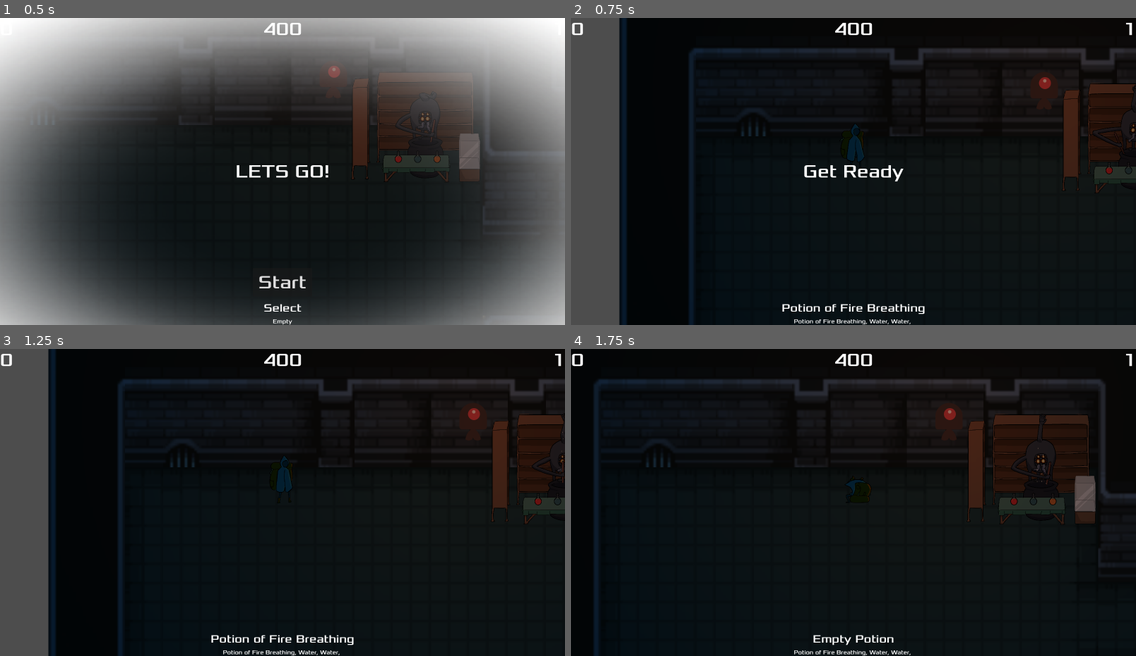
Above: before the commit, frames 1-4 (two rows, left to right).
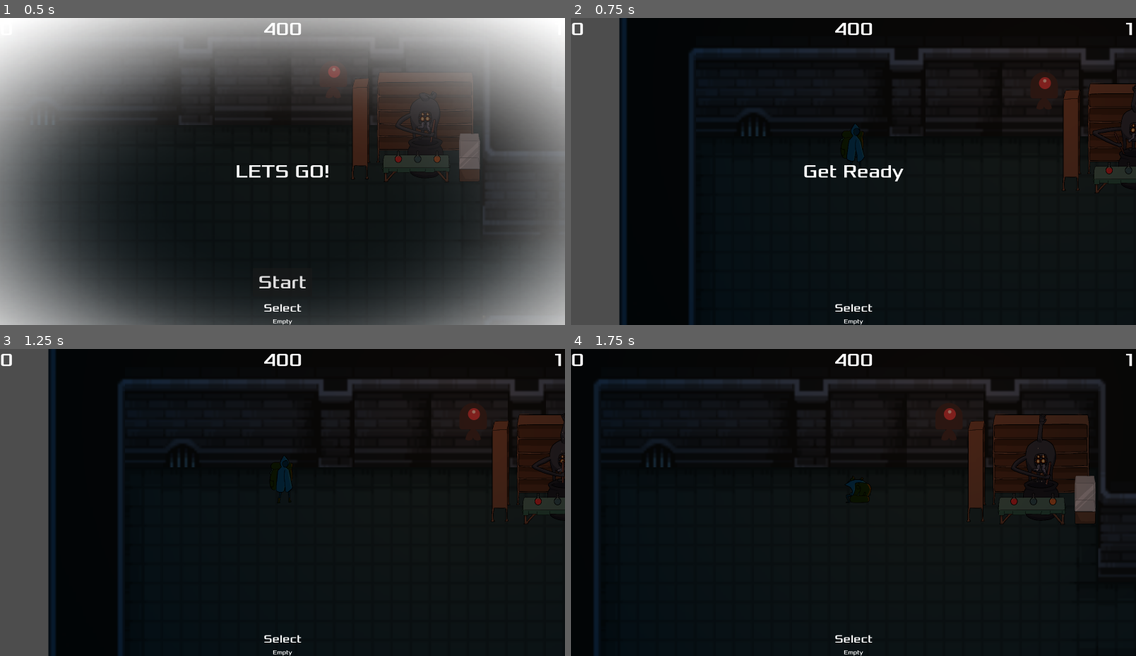
Above: after the commit, the same moments.

Repository: woofasaurus/PotionGame
Game: Godot game, scene res://scenes/main.tscn
Same seed, same stepped clock (60 frames per second), same inputs: the game is played once before the commit and once after it.
Inputs (mouse positions are in pixels of both pictures, inside the frame that each line leads up to):
- Up to frame 1 (0.5 s): no input
- Up to frame 2 (0.75 s): click "Start" at 0.5 s
- Up to frame 3 (1.25 s): no input
- Up to frame 4 (1.75 s): tap Enter at 1.25 s; move the mouse to (977, 487) at 1.27 s; hold Right (move_right) from 1.28 s (still down); tap Space (dodge) at 1.35 s; right-click (977, 487) at 1.55 s

Frame 1 is identical in both runs. In frame 2, 0.5% of the frame differs, in the area x 37-63%, y 93-100%; in frame 3, 0.5%; in frame 4, 0.4%.

Commit message:
Inventory Rework
Scrolling wheel, inventory is now stored in a separate object, the player's code is also more readable now. No scroll wheel support

Diff:
--- a/project.godot
+++ b/project.godot
@@ -101,6 +101,7 @@
 2d_physics/layer_5="Projectile"
 2d_physics/layer_6="PlayerDodging"
 2d_physics/layer_7="Interactable"
+2d_physics/layer_8="DodgableTerrain"
 
 [rendering]
 
--- a/scenes/chest.tscn
+++ b/scenes/chest.tscn
@@ -2,7 +2,7 @@
 
 [ext_resource type="Script" path="res://scripts/chest.gd" id="1_awm0b"]
 [ext_resource type="Texture2D" uid="uid://bs20jka0a2cm6" path="res://art/Placeholder/PlaceholderChest.png" id="1_ye4xf"]
-[ext_resource type="PackedScene" uid="uid://owhuivophvh8" path="res://scenes/popup_text.tscn" id="3_6431b"]
+[ext_resource type="PackedScene" uid="uid://owhuivophvh8" path="res://scenes/hud/popup_text.tscn" id="3_gejh4"]
 
 [sub_resource type="RectangleShape2D" id="RectangleShape2D_bg33x"]
 size = Vector2(252, 133)
@@ -50,6 +50,8 @@
 
 [node name="Chest" type="StaticBody2D"]
 scale = Vector2(0.5, 0.5)
+collision_layer = 128
+collision_mask = 0
 script = ExtResource("1_awm0b")
 metadata/_edit_group_ = true
 
@@ -75,7 +77,7 @@
 position = Vector2(-12.5, -64.5)
 shape = SubResource("RectangleShape2D_4jt5f")
 
-[node name="PopupText" parent="." instance=ExtResource("3_6431b")]
+[node name="PopupText" parent="." instance=ExtResource("3_gejh4")]
 position = Vector2(0, -315)
 
 [connection signal="area_entered" from="InteractZone" to="." method="_on_interact_zone_area_entered"]
--- a/scenes/hud.tscn
+++ b/scenes/hud/hud.tscn
@@ -3,7 +3,6 @@
 [ext_resource type="Script" path="res://scripts/HUD.gd" id="1_vnduc"]
 [ext_resource type="Texture2D" uid="uid://dm05u00137q18" path="res://art/WhiteVignette.png" id="2_4xbmj"]
 [ext_resource type="FontFile" uid="uid://cf53ykfeqwnk3" path="res://fonts/Xolonium-Regular.ttf" id="2_pr86w"]
-
 
 [sub_resource type="InputEventAction" id="InputEventAction_nwvch"]
 action = &"start_game"
--- /dev/null
+++ b/scenes/hud/inventory_slot.tscn
@@ -0,0 +1,28 @@
+[gd_scene load_steps=2 format=3 uid="uid://bj0kdnqhp8pdp"]
+
+[ext_resource type="Texture2D" uid="uid://dy4g3wpl3rv6h" path="res://art/PotionSprites/Potions0001.png" id="1_xjuw1"]
+
+[node name="InventorySlot" type="Node2D"]
+
+[node name="Sprite2D" type="Sprite2D" parent="."]
+texture = ExtResource("1_xjuw1")
+
+[node name="ColorRect" type="ColorRect" parent="."]
+anchors_preset = 8
+anchor_left = 0.5
+anchor_top = 0.5
+anchor_right = 0.5
+anchor_bottom = 0.5
+offset_left = -75.0
+offset_top = -75.0
+offset_right = 75.0
+offset_bottom = 75.0
+grow_horizontal = 2
+grow_vertical = 2
+color = Color(0, 0, 0, 0.392157)
+
+[node name="Label" type="Label" parent="."]
+offset_left = -19.0
+offset_top = 15.0
+offset_right = 21.0
+offset_bottom = 38.0
--- /dev/null
+++ b/scenes/hud/inventory_wheel.tscn
@@ -0,0 +1,37 @@
+[gd_scene load_steps=3 format=3 uid="uid://dt2ysweq2v8j2"]
+
+[ext_resource type="Script" path="res://scripts/inventory_wheel.gd" id="1_lyec8"]
+[ext_resource type="FontFile" uid="uid://cf53ykfeqwnk3" path="res://fonts/Xolonium-Regular.ttf" id="2_7w3o6"]
+
+[node name="InventoryWheel" type="Label"]
+anchors_preset = 7
+anchor_left = 0.5
+anchor_top = 1.0
+anchor_right = 0.5
+anchor_bottom = 1.0
+offset_left = -20.0
+offset_top = -80.0
+offset_right = 20.0
+offset_bottom = -57.0
+grow_horizontal = 2
+grow_vertical = 0
+script = ExtResource("1_lyec8")
+
+[node name="SelectionName" type="Label" parent="."]
+layout_mode = 1
+anchors_preset = 8
+anchor_left = 0.5
+anchor_top = 0.5
+anchor_right = 0.5
+anchor_bottom = 0.5
+offset_left = -202.5
+offset_top = -1211.5
+offset_right = 202.5
+offset_bottom = -1133.5
+grow_horizontal = 2
+grow_vertical = 2
+theme_override_fonts/font = ExtResource("2_7w3o6")
+theme_override_font_sizes/font_size = 64
+text = "SELECTION"
+horizontal_alignment = 1
+vertical_alignment = 1
--- a/scenes/main.tscn
+++ b/scenes/main.tscn
@@ -1,10 +1,10 @@
 [gd_scene load_steps=9 format=3 uid="uid://ccenq1pij3i58"]
 
 [ext_resource type="Script" path="res://scripts/main.gd" id="1_p8v7w"]
-[ext_resource type="PackedScene" uid="uid://c45vcfgd75wj4" path="res://scenes/hud.tscn" id="4_8w8u7"]
+[ext_resource type="PackedScene" uid="uid://c45vcfgd75wj4" path="res://scenes/hud/hud.tscn" id="4_8w8u7"]
 [ext_resource type="Texture2D" uid="uid://caprmfdyskypl" path="res://art/MCAssets/PotionGameBackround.png" id="4_pfpml"]
 [ext_resource type="Texture2D" uid="uid://d0guvmspy3l66" path="res://art/2d_lights_and_shadows_neutral_point_light.webp" id="6_ak4ja"]
-[ext_resource type="PackedScene" path="res://loot/loot.tscn" id="7_4kajd"]
+[ext_resource type="PackedScene" uid="uid://idrh8aajh4fd" path="res://scenes/loot.tscn" id="7_4kajd"]
 [ext_resource type="PackedScene" uid="uid://dbnb8g53jt1xu" path="res://scenes/terrain/torch.tscn" id="9_qn2pj"]
 [ext_resource type="PackedScene" uid="uid://dxt3btryxey3g" path="res://scenes/npcs/potion_seller/potion_seller.tscn" id="10_7x5ul"]
 [ext_resource type="PackedScene" uid="uid://bpfj3nqdwx1y2" path="res://scenes/rooms/basic_room.tscn" id="11_lts5b"]
--- a/scenes/npcs/potion_seller/for_sale.tscn
+++ b/scenes/npcs/potion_seller/for_sale.tscn
@@ -2,7 +2,7 @@
 
 [ext_resource type="Script" path="res://scripts/for_sale.gd" id="1_kyfvb"]
 [ext_resource type="Texture2D" uid="uid://dy4g3wpl3rv6h" path="res://art/PotionSprites/Potions0001.png" id="2_kwqyo"]
-[ext_resource type="PackedScene" uid="uid://owhuivophvh8" path="res://scenes/popup_text.tscn" id="3_naudc"]
+[ext_resource type="PackedScene" uid="uid://owhuivophvh8" path="res://scenes/hud/popup_text.tscn" id="3_naudc"]
 
 [sub_resource type="RectangleShape2D" id="RectangleShape2D_fxhv1"]
 size = Vector2(3.2, 66.6)
--- a/scenes/player/player.tscn
+++ b/scenes/player/player.tscn
@@ -1,6 +1,7 @@
-[gd_scene load_steps=12 format=3 uid="uid://dwxi2ams24m26"]
+[gd_scene load_steps=13 format=3 uid="uid://dwxi2ams24m26"]
 
 [ext_resource type="Script" path="res://scripts/player.gd" id="1_viow5"]
+[ext_resource type="Texture2D" uid="uid://cj608r0fvwv2g" path="res://art/MCAssets/Reticle.png" id="4_nimus"]
 [ext_resource type="Texture2D" uid="uid://1seup3hfk5co" path="res://art/MCAssets/FullSheet.png" id="6_jbg3w"]
 [ext_resource type="Texture2D" uid="uid://cjpom10gseslg" path="res://art/MCAssets/FullSheetNormals.png" id="7_ubt1b"]
 
@@ -96,6 +97,7 @@
 [node name="Player" type="CharacterBody2D"]
 scale = Vector2(1.5, 1.5)
 collision_layer = 2
+collision_mask = 129
 script = ExtResource("1_viow5")
 metadata/_edit_group_ = true
 
@@ -114,10 +116,6 @@
 
 [node name="InvulnerableTimer" type="Timer" parent="."]
 wait_time = 0.5
-one_shot = true
-
-[node name="Drinking" type="Timer" parent="."]
-wait_time = 0.3
 one_shot = true
 
 [node name="PlayerHurtbox" type="Area2D" parent="."]
@@ -146,8 +144,15 @@
 
 [node name="Camera2D" type="Camera2D" parent="."]
 
+[node name="PotionThrowOrigin" type="Marker2D" parent="."]
+position = Vector2(0, -50)
+
+[node name="AimReticle" type="Sprite2D" parent="PotionThrowOrigin"]
+scale = Vector2(0.25, 0.25)
+texture = ExtResource("4_nimus")
+offset = Vector2(400, 0)
+
 [connection signal="timeout" from="DodgeTimer" to="." method="_on_dodge_timer_timeout"]
 [connection signal="timeout" from="DodgeCooldown" to="." method="_on_dodge_cooldown_timeout"]
 [connection signal="timeout" from="InvulnerableTimer" to="." method="_on_invulnerable_timeout"]
-[connection signal="timeout" from="Drinking" to="." method="_on_drinking_timeout"]
 [connection signal="area_entered" from="PlayerHurtbox" to="." method="_on_hitbox_area_entered"]
--- a/scripts/HUD.gd
+++ b/scripts/HUD.gd
@@ -31,16 +31,16 @@
 func update_cash(cash):
 	$Cash.text = str(cash)
 
-func update_inventory(inventory):
+func update_inventory(inventory, selection): #called by inventory_update signal emitted by player, connected in main
+	if (selection >= 0 and selection < inventory.size()):
+		$InventorySelection.text = inventory[selection].name
+		$InventorySelection/InventoryWheel.update(inventory, selection)
+	else:
+		$InventorySelection.text = "empty"
+
 	$Inventory.text = ""
 	for i in inventory:
 		$Inventory.text += i.name + ", "
-
-func update_selection(selection): #called by select_update signal emitted by player, connected in main
-	if selection == null:
-		$InventorySelection.text = "nothing"
-	else:
-		$InventorySelection.text = selection.name
 
 func _on_start_button_pressed():
 	$StartButton.hide()
--- a/scripts/LegendarySelect.gd
+++ b/scripts/LegendarySelect.gd
@@ -18,18 +18,27 @@
 	$Option3.icon = potion3.texture
 
 func _on_option_1_pressed():
+	player = $"/root/Global".player
+	player.aiming = false
+	player.get_node("PotionThrowOrigin").hide()
 	player.inventory.append(potion1)
 	player.inventory_update.emit(player.inventory)
 	free.emit()
 	queue_free()
 
 func _on_option_2_pressed():
+	player = $"/root/Global".player
+	player.aiming = false
+	player.get_node("PotionThrowOrigin").hide()
 	player.inventory.append(potion2)
 	player.inventory_update.emit(player.inventory)
 	free.emit()
 	queue_free()
 
 func _on_option_3_pressed():
+	player = $"/root/Global".player
+	player.aiming = false
+	player.get_node("PotionThrowOrigin").hide()
 	player.inventory.append(potion3)
 	player.inventory_update.emit(player.inventory)
 	free.emit()
--- a/scripts/chest.gd
+++ b/scripts/chest.gd
@@ -1,7 +1,7 @@
 extends StaticBody2D
 
 var legendary_select_scene = preload("res://scenes/legendary_select.tscn")
-var popup_scene = preload("res://scenes/popup_text.tscn")
+var popup_scene = preload("res://scenes/hud/popup_text.tscn")
 var in_range = false
 var open = false
 var used = false
@@ -19,7 +19,6 @@
 
 func _input(event):
 	if event.is_action_pressed("interact") and in_range and not open:
-		var player = $"/root/Global".player
 		$AnimationPlayer.play("open")
 		open = true
 		options.show()
--- a/scripts/for_sale.gd
+++ b/scripts/for_sale.gd
@@ -1,6 +1,6 @@
 extends Area2D
 
-var popup_scene = preload("res://scenes/popup_text.tscn")
+var popup_scene = preload("res://scenes/hud/popup_text.tscn")
 var potion_reference
 var purchaseable = false
 var price = -1;
--- /dev/null
+++ b/scripts/inventory_wheel.gd
@@ -0,0 +1,142 @@
+extends Label
+
+var inventory_slot_scene = preload("res://scenes/hud/inventory_slot.tscn")
+@export var radius = 200
+@export var selected_scale_multiplier = 2
+@export var selected_x_range = 145
+@export var packing = 10
+@export var scroll_speed = 0.1
+@export var threshold = 0.01
+var wheel_rotation = 0.0
+var padding = 2*PI/packing
+var inventory_array = [] #stores inventory objects
+var position_array = [] #stores vector values, associated with position to display
+var real_inventory = [preload("res://potions/fire_breathing.tres"),
+					  preload("res://potions/water.tres"),
+					  preload("res://potions/water.tres")]
+var stopped = true
+var select_previous = 0
+var select_position = 0
+var select_inventory = 0
+var num_rendered = 4
+
+func _ready():
+	full_update(real_inventory, 0)
+
+func full_update(_inventory, _selection):
+	real_inventory = _inventory
+	inventory_array = []
+	for i in _inventory:
+		var child = inventory_slot_scene.instantiate()
+		add_child(child)
+		inventory_array.append(child)
+		child.get_node("Sprite2D").texture = i.texture
+	select_inventory = _selection
+	select_position = 0
+
+	update_packing(_inventory.size())
+
+func update_packing(_size):
+	radius = 100*_size
+	position.y = 1600+radius
+	$SelectionName.position.y = -300-radius
+	packing = min(_size, 20)
+	padding = min(2*PI/packing, 2*PI)
+	num_rendered = max(1, min(_size/2, 8))
+	position_array = []
+	for i in range(packing):
+		position_array.append(i)
+	#print("PADDING: " + str(padding) + " PACKING: " + str(packing) + " WHEEL: " +str(wheel_rotation))
+
+func is_empty():
+	return real_inventory.is_empty()
+
+func get_selected():
+	if real_inventory.size() > 0:
+		return real_inventory[select_inventory%real_inventory.size()]
+	return null
+
+func pop_selected():
+	if real_inventory.size() > 0:
+		inventory_array.pop_at(select_inventory%real_inventory.size()).queue_free()
+
+		update_packing(real_inventory.size() - 1)
+
+		#wheel_rotation -= 0.6*padding
+		return real_inventory.pop_at(select_inventory%real_inventory.size())
+	return null
+
+func pop_drink():
+	if real_inventory.size() > 0:
+		var _potion_reference = real_inventory[select_inventory%real_inventory.size()]
+		real_inventory[select_inventory%real_inventory.size()] = preload("res://potions/empty_potion.tres")
+		inventory_array[select_inventory%real_inventory.size()].get_node("Sprite2D").texture = real_inventory[select_inventory%real_inventory.size()].texture
+		return _potion_reference
+	return null
+
+func append(_potion_reference):
+	real_inventory.append(_potion_reference)
+
+	var child = inventory_slot_scene.instantiate()
+	add_child(child)
+	inventory_array.append(child)
+	child.get_node("Sprite2D").texture = _potion_reference.texture
+
+	update_packing(real_inventory.size())
+	wheel_rotation -= 0.3*padding
+
+func _process(delta):
+	if (real_inventory.size() > 0):
+		$SelectionName.text = real_inventory[select_inventory%real_inventory.size()].name
+	else:
+		$SelectionName.text = "-"
+
+	if wheel_rotation > 2*PI:
+		wheel_rotation -= 2*PI
+	if wheel_rotation < 0:
+		wheel_rotation += 2*PI
+
+	if stopped:
+		var remainder = fmod(wheel_rotation, padding)
+		var target = 0
+		if remainder < padding/2:
+			target = wheel_rotation - fmod(wheel_rotation, padding)
+		else:
+			target = wheel_rotation + padding - fmod(wheel_rotation, padding)
+		wheel_rotation += (target - wheel_rotation)*delta*10
+
+	if real_inventory.size() > 0:
+		update_slot_positions()
+
+func _input(event): #handles scrolling through inventory
+	if event is InputEventPanGesture:
+		stopped = false
+		if (abs(event.delta.y) > threshold):
+			wheel_rotation +=  scroll_speed*event.delta.y
+		else:
+			stopped = true
+	else: stopped = true
+	if real_inventory.size() > 0:
+		update_slot_positions()
+
+func update_slot_positions():
+
+	for i in position_array.size():
+		position_array[i] = Vector2( sin(wheel_rotation + (i)*padding) * radius, -cos(wheel_rotation + (i)*padding) * radius) #updates positions of position array
+
+		if abs(position_array[i].x) < selected_x_range and position_array[i].y < -0.8*radius: #if the position value is top, set it as the selection
+			select_position = i
+			if select_position != select_previous:
+				select_inventory += select_position-select_previous
+				select_previous = select_position
+				print("POSITIONING " + str(select_position) + " INVEN: " + str(select_inventory) + " PACKING: " + str(packing))
+
+	for i in range(inventory_array.size()):
+		inventory_array[i%inventory_array.size()].position = Vector2(0,radius*2)
+
+	for i in range(select_inventory-num_rendered, select_inventory+num_rendered+1):
+		inventory_array[i %inventory_array.size()].position = position_array[(i)%position_array.size()] #set specific positions
+		if int(i)%inventory_array.size() == int(select_inventory)%inventory_array.size(): #if the selection
+			inventory_array[i%inventory_array.size()].scale = Vector2(selected_scale_multiplier,selected_scale_multiplier)
+		else:
+			inventory_array[i%inventory_array.size()].scale = Vector2(1,1) #resets if more are rendered than are in array
--- a/scripts/main.gd
+++ b/scripts/main.gd
@@ -21,10 +21,7 @@
 	player.connect('dead', game_over)
 	player.connect('health_update', $HUD.update_health)
 	player.connect('inventory_update', $HUD.update_inventory)
-	player.connect('select_update', $HUD.update_selection)
 	player.connect('cash_update', $HUD.update_cash)
-	$HUD.update_inventory(player.inventory)
-	$HUD.update_selection(player.inventory[player.inventory_index])
 	$SortingLayer.add_child(player)
 
 	goblin_count = 0
--- a/scripts/player.gd
+++ b/scripts/player.gd
@@ -1,41 +1,70 @@
 extends CharacterBody2D
+
+#region Signals
 signal dead
 signal health_update #Rename, update health, notjust damage
 signal cash_update
 signal inventory_update
-signal select_update
+#endregion
+
+#Character stats
+
+#region Health Variables
+@export var max_health = 3
+var health = max_health
+var prev_health = max_health
+#endregion
+
+#region Thirst Variables
+var max_thirst = 100.0
+var thirst = max_thirst
+#endregion
+
+#region Movement Variables
+@export var speed = 400
+
+@export var dodge_speed = 800
+var dodging = false
+var can_dodge = true
+var facing = Vector2(1,0) #preserves last direction of movement for dodging when stationary
+#endregion
+
+#region Drink/Throw Variables
+var throw_speed = 700;
 
 var potion_scene = preload("res://scenes/projectiles/potion_projectile.tscn")
 var metabolizing = []
-#Character stats
-@export var speed = 400
-@export var dodge_speed = 800
-@export var max_health = 3
-var throw_speed = 700;
-var health = max_health
-var prev_health = max_health
-@export var inventory = [preload("res://potions/fire_breathing.tres"), preload("res://potions/water.tres"), preload("res://potions/water.tres")]
-var inventory_index = 0
+var aiming = false
+#endregion
+
+#region Inventory Variables
 var cash = 0
-var max_thirst = 100.0
-var thirst = max_thirst
-var drinking = false;
+#region StartingInventory
+var inventory_wheel_scene= preload("res://scenes/hud/inventory_wheel.tscn")
+var inventory;
+#endregion StartingInventory
+#endregion
 
+#region Other
 var trackpad_distance = 0;
-var dodging = false
-var can_dodge = true
-var facing = Vector2(1,0) #preserves last direction of movement for dodging when stationary
+#endregion
 
-var screen_size
+
+
 
 # Called when the node enters the scene tree for the first time.
 func _ready():
 	#Link for global reference
 	$"/root/Global".register_player(self)
 	$AnimationPlayer.play("idle")
+	$PotionThrowOrigin.hide()
+	inventory = inventory_wheel_scene.instantiate()
+	get_tree().current_scene.get_node("HUD").add_child(inventory)
+
 
 # Called every frame. 'delta' is the elapsed time since the previous frame.
 func _physics_process(delta):
+	#region Thirst Checks
 	thirst -= delta*2
 	if thirst > max_thirst:
 		thirst = max_thirst
@@ -43,122 +72,120 @@
 		thirst = 0
 		health -= delta
 		health_update.emit(health)
+	#endregion
+
 	#region == Health Checks ==
 	if health <= 0:
-		dead.emit()
-		queue_free()
+		#dead.emit()
+		#queue_free()
+		pass
 
 	if health != prev_health:
 		$PlayerHurtbox.set_collision_layer_value( 2, false )
 		$PlayerHurtbox.set_collision_layer_value( 6, true )
 		$FullSpriteSheet.hide()
-		$InvulnerableTimer.start()
+		if health < prev_health:
+			$InvulnerableTimer.start()
 		health_update.emit(health)
 		prev_health = health
 #endregion
 
+	#region == Drink/Throw ==
+	if Input.is_action_pressed("throw") and not inventory.is_empty(): #Aim Potion
+		aiming = true
+		$PotionThrowOrigin.rotation = (get_global_mouse_position() - $PotionThrowOrigin.global_position).angle()
+		$PotionThrowOrigin.show()
 
-	if Input.is_action_just_pressed("throw") and not inventory.is_empty(): #Throw Potion
-		throw_potion(inventory.pop_at(inventory_index))
-		inventory_index = clamp(inventory_index, 0, inventory.size() - 1)
-		if inventory.size() != 0:
-			select_update.emit(inventory[inventory_index])
-		else:
-			select_update.emit(null)
+	if Input.is_action_just_released("throw") and aiming:
+		aiming = false
+		$PotionThrowOrigin.hide()
+		throw_potion(inventory.pop_selected())
+
 	elif Input.is_action_just_pressed("drink") and not inventory.is_empty():
 		drink_potion()
-		select_update.emit(inventory[inventory_index])
-		$Drinking.start();
 
-	#region == Movement/Dodge ==
+	#endregion
+
+	#region == Movement and Animations ==
 	if Input.is_action_just_pressed("dodge") and not dodging and can_dodge: #Dodge Roll
-		$PlayerHurtbox.set_collision_layer_value( 2, false )
-		$PlayerHurtbox.set_collision_layer_value( 6, true )
-		velocity = facing * dodge_speed #increase velocity and dont change it until dodge is over
-		dodging = true;
-		$DodgeTimer.start()
+		begin_dodge()
 	elif not dodging:
-		velocity = Vector2.ZERO
-		if Input.is_action_pressed("move_right"):
-			velocity.x += 1
-		if Input.is_action_pressed("move_left"):
-			velocity.x -= 1
-		if Input.is_action_pressed("move_up"):
-			velocity.y -= 1
-		if Input.is_action_pressed("move_down"):
-			velocity.y += 1
-		if velocity.length() > 0:
-			velocity = velocity.normalized() * speed
-			facing = velocity.normalized() #preserves last direction of movement for dodging when stationary
+		velocity_to_key_press_direction()
 
 	move_and_slide()
 
-	if dodging:
-		if not $AnimationPlayer.current_animation == "dodge":
-			$AnimationPlayer.play("dodge")
-		if velocity.x != 0:
-			$FullSpriteSheet.flip_h = velocity.x < 0
-	elif velocity.length() != 0:
-		if not $AnimationPlayer.current_animation == "walk":
-			$AnimationPlayer.play("walk")
-		if velocity.x != 0:
-			$FullSpriteSheet.flip_h = velocity.x < 0
-	elif not $AnimationPlayer.current_animation == "idle":
-		$AnimationPlayer.play("idle")
-#endregion
+	set_animation()
+	#endregion
 
-func _input(event):
-	if event.is_action_pressed("scroll_up"): #Scroll Inventory
-		inventory_index += 1
-	elif event.is_action_pressed("scroll_down"):
-		inventory_index += 1
-	elif event is InputEventPanGesture:
-		trackpad_distance += event.delta.y
-		if (abs(trackpad_distance) > 5):
-			inventory_index += sign(trackpad_distance)
-			trackpad_distance = 0
-	inventory_index = clamp(inventory_index, 0, inventory.size() - 1)
-	if inventory.size() != 0:
-			select_update.emit(inventory[inventory_index])
-	else:
-		select_update.emit(null)
+#region MOVEMENT HELPER FUNCTIONS
+func velocity_to_key_press_direction():
+	velocity = Vector2.ZERO
+	if Input.is_action_pressed("move_right"):
+		velocity.x += 1
+	if Input.is_action_pressed("move_left"):
+		velocity.x -= 1
+	if Input.is_action_pressed("move_up"):
+		velocity.y -= 1
+	if Input.is_action_pressed("move_down"):
+		velocity.y += 1
+	if velocity.length() > 0:
+		velocity = velocity.normalized() * speed
+		facing = velocity.normalized() #preserves last direction of movement for dodging when stationary
 
-func throw_potion(_potion_reference):
-	var potion_projectile = potion_scene.instantiate()
-	potion_projectile.global_position = $Head.global_position
-	potion_projectile.set_variables(_potion_reference, (get_global_mouse_position() - $Head.global_position), throw_speed)
-	get_tree().current_scene.add_child(potion_projectile)
-	inventory_update.emit(inventory)
+func begin_dodge(): #start dodge
+	$PlayerHurtbox.set_collision_layer_value( 2, false )
+	$PlayerHurtbox.set_collision_layer_value( 6, true )
+	set_collision_mask_value( 8, false )
+	velocity = facing * dodge_speed #increase velocity and dont change it until dodge is over
+	dodging = true;
+	$DodgeTimer.start()
 
-func drink_potion():
-	thirst += inventory[inventory_index].satiation
-	metabolizing.push_back(inventory[inventory_index])
-	inventory[inventory_index] = preload("res://potions/empty_potion.tres")
-	await get_tree().create_timer(180.0).timeout
-	metabolizing.pop_front().effect(self)
-
-	#var potion_timer = Timer.new()
-	#add_child(potion_timer)
-	#potion_timer.wait_time = 10.0
-	#potion_timer.one_shot = true
-	#potion_timer.connect("timeout", metabolize_timeout)
-	#potion_timer.start()
-
-func _on_dodge_timer_timeout():
+func _on_dodge_timer_timeout(): #end dodge
 	dodging = false
 	$PlayerHurtbox.set_collision_layer_value( 2, true )
 	$PlayerHurtbox.set_collision_layer_value( 6, false )
+	set_collision_mask_value( 8, true )
 	$DodgeCooldown.start()
 	can_dodge = false
 
-func _on_dodge_cooldown_timeout():
+func _on_dodge_cooldown_timeout(): #can dodge again
 	can_dodge = true
 
-func _on_invulnerable_timeout():
+#endregion
+
+func _on_invulnerable_timeout(): #i-frames after being hit
 	$PlayerHurtbox.set_collision_layer_value( 2, true )
 	$PlayerHurtbox.set_collision_layer_value( 6, false )
 	$FullSpriteSheet.show()
 
+#region Potion Throw/Drink
+func throw_potion(_potion_reference):
+	var potion_projectile = potion_scene.instantiate()
+	potion_projectile.global_position = $PotionThrowOrigin.global_position
+	potion_projectile.set_variables(_potion_reference, (get_global_mouse_position() - $PotionThrowOrigin.global_position), throw_speed)
+	get_tree().current_scene.add_child(potion_projectile)
 
-func _on_drinking_timeout():
-	drinking = false;
+func drink_potion():
+	var _drink_ref = inventory.pop_drink()
+	thirst += _drink_ref.satiation
+	metabolizing.push_back(_drink_ref)
+	await get_tree().create_timer(180.0).timeout
+	metabolizing.pop_front().effect(self)
+#endregion
+
+func set_animation():
+	if dodging: #DODGE ANIMATION
+		if not $AnimationPlayer.current_animation == "dodge": #if not dodging, start dodge animatino
+			$AnimationPlayer.play("dodge")
+		if velocity.x != 0: #ensures that it doesnt autoswitch direction when stopped
+			$FullSpriteSheet.flip_h = velocity.x < 0
+
+	elif velocity.length() != 0: #WALK ANIMATION
+		if not $AnimationPlayer.current_animation == "walk":
+			$AnimationPlayer.play("walk")
+		if velocity.x != 0: #ensures that it doesnt autoswitch direction when stopped
+			$FullSpriteSheet.flip_h = velocity.x < 0
+
+
+	elif not $AnimationPlayer.current_animation == "idle": #IDLE ANIMATION
+		$AnimationPlayer.play("idle")
--- a/scripts/potion_seller.gd
+++ b/scripts/potion_seller.gd
@@ -39,13 +39,11 @@
 	if (new_name == $ArmAnimation2.get_current_animation()):
 		random_animation($ArmAnimation1)
 		$ArmAnimation1.play($ArmAnimation1.get_queue()[0])
-		print($ArmAnimation2.get_queue())
 	random_animation($ArmAnimation1)
 
 
 func _on_arm_animation_2_animation_changed(_old_name, new_name):
 	if (new_name == $ArmAnimation1.get_current_animation()):
 		random_animation($ArmAnimation2)
-		print($ArmAnimation2.get_queue())
 		$ArmAnimation2.play($ArmAnimation2.get_queue()[0])
 	random_animation($ArmAnimation2)
Renamed: scenes/popup_text.tscn -> scenes/hud/popup_text.tscn
